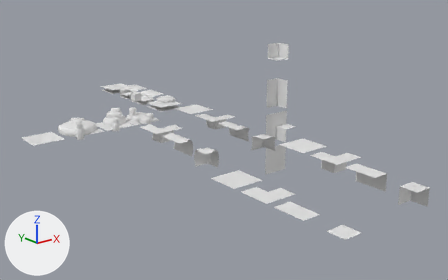
What one commit did to the Blender file Assets/samples/tiles_2d/island_sample.blend.
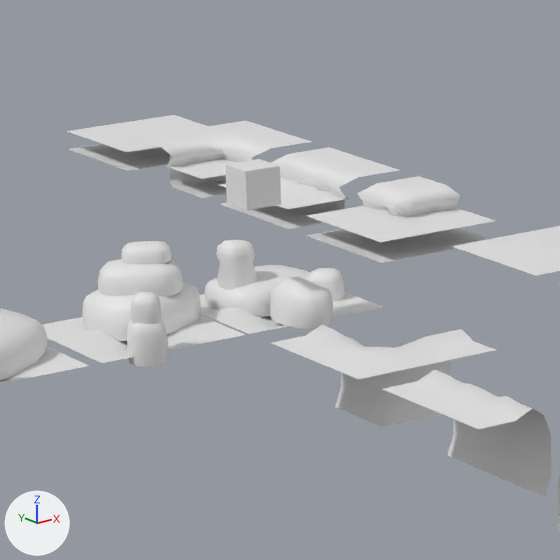
There are two pictures of each version: one whole from a 50 mm lens placed at (-14.91, -8.12, 5.57), pointed at (-3.06, 6.69, -0.35), one close up on the part from 20% to 44% of the width and 22% to 60% of the height. The lights are fixed; the arrows at lower left show +X, +Y and +Z. Materials are left out; every surface is plain grey.

The first close-up shows 'ground_1111', 'lake_0100', 'lake_0101', 'lake_1101', 'lake_1111', 'rock_0101', 'rock_1101', 'rock_1111_var_01', 'rock_1111_var_02', 'rock_1111_var_03', 'rock_top'.
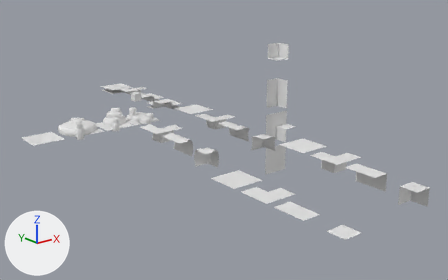
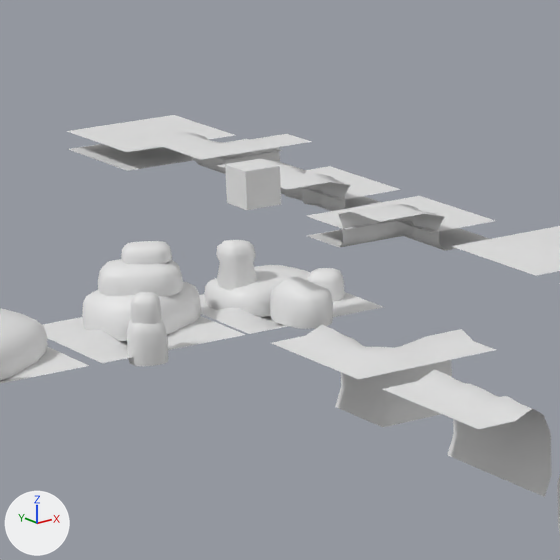
What differs and where, as boxes (x1, y1, x2, y2) in the close-ups (560 x 560 px):
'lake_1101', turned: before (307, 176, 495, 263); after (307, 196, 495, 251)
'lake_0101', turned: before (220, 147, 399, 229); after (217, 159, 401, 211)
'lake_0100', turned: before (136, 121, 311, 198); after (136, 131, 311, 174)

Edits to the bpy script that builds the scene:
```text
Change ob_lake_0100:
    ob_lake_0100.rotation_euler: (1.571, 0.0, -3.142) -> (1.571, 0.0, 0.0)  # degrees (90, 0, -180) -> degrees (90, 0, 0)
Change ob_lake_0101:
    ob_lake_0101.rotation_euler: (1.571, 0.0, -3.142) -> (1.571, 0.0, 0.0)  # degrees (90, 0, -180) -> degrees (90, 0, 0)
Change ob_lake_1101:
    ob_lake_1101.rotation_euler: (1.571, 0.0, -3.142) -> (1.571, 0.0, 0.0)  # degrees (90, 0, -180) -> degrees (90, 0, 0)
```
